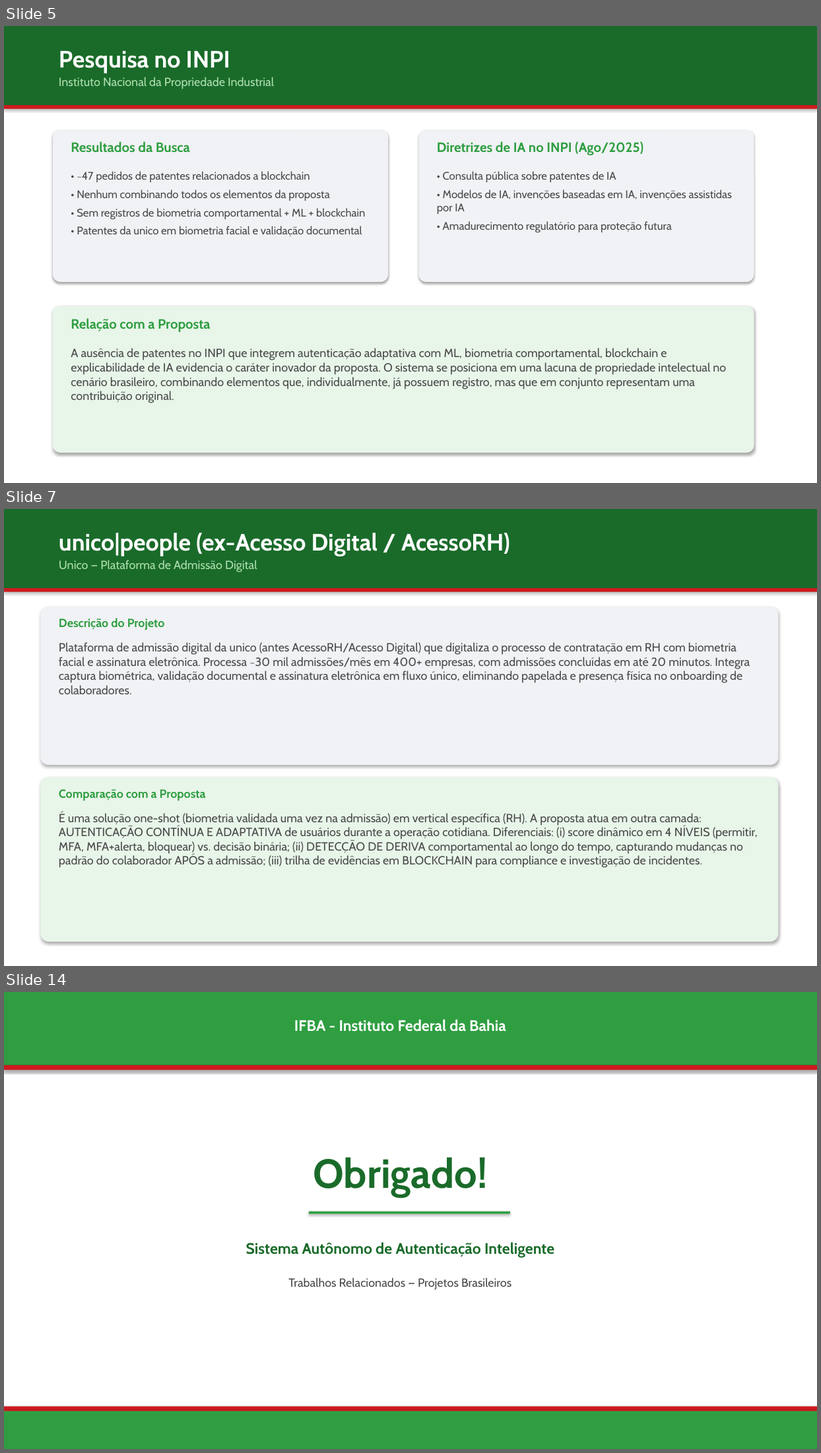
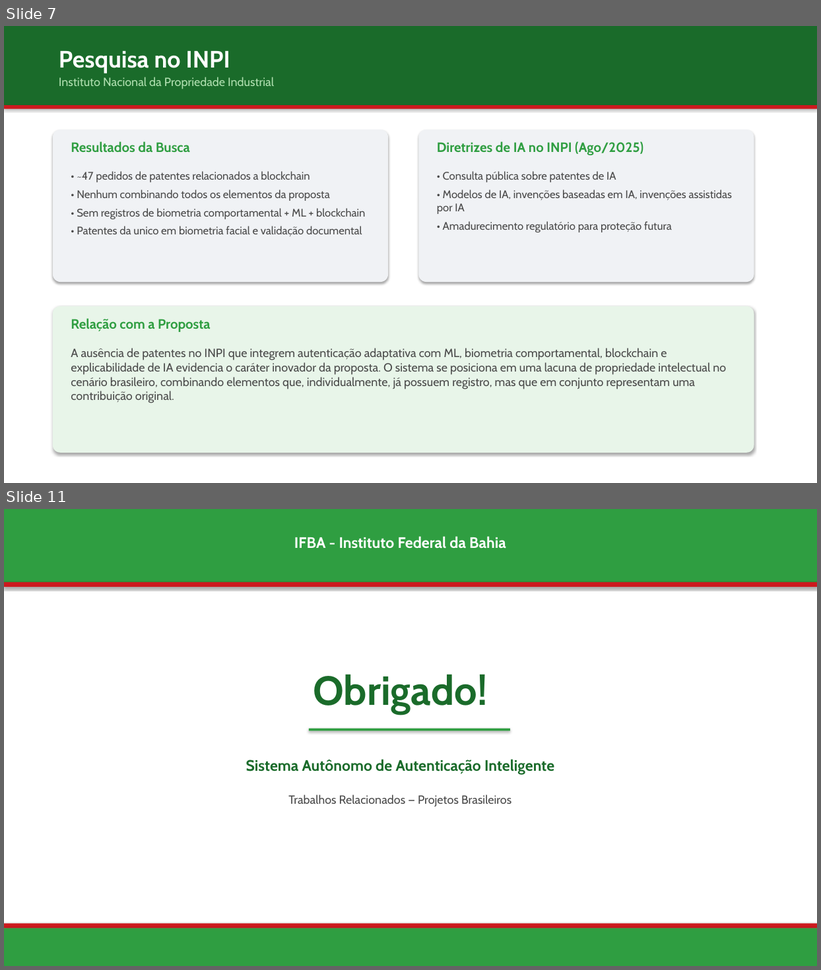
Before and after one commit to jgbcientista/gestao-autonomo, a slide deck: docs/trabalhos-relacionados.pptx. Shown one above the other, each under a label of ours: slides 5, 7 and 14 before the commit, slides 7 and 11 after it; the slides between them are not shown. The pictures are 821x1453 and 821x970 pixels, drawn with LibreOffice and Linux fonts; fonts in the diff are those of the drawing. Boxes give left, top, right and bottom in pixels: in the first picture for what was removed or moved away, otherwise in the second. Text is boxed around its words. In the diff, an @@ line names an element or a change of style, - is before the commit and + after.

```diff
--- a/docs/trabalhos-relacionados.pptx
+++ b/docs/trabalhos-relacionados.pptx
@@ slide 7 removed at (4, 509, 817, 966), background #FFFFFF @@
@@ rectangle removed at (4, 509, 817, 588) @@
@@ text removed at (59, 533, 510, 557) @@
-unico|people (ex-Acesso Digital / AcessoRH)
@@ text removed at (59, 560, 257, 572) @@
-Unico — Plataforma de Admissão Digital
@@ rectangle removed at (4, 588, 817, 592) @@
@@ rounded rectangle removed at (40, 607, 779, 765) @@
@@ text removed at (59, 618, 165, 630) @@
-Descrição do Projeto
@@ text removed at (59, 642, 750, 694) @@
-Plataforma de admissão digital da unico (antes AcessoRH/Acesso Digital) que digitaliza o processo de contratação em RH com biometria facial e assinatura eletrônica. Processa ~30 mil admissões/mês em 400+ empresas, com admissões concluídas em até 20 minutos. Integra captura biométrica, validação documental e assinatura eletrônica em fluxo único, eliminando papelada e presença física no onboarding de colaboradores.
@@ rounded rectangle removed at (40, 778, 779, 942) @@
@@ text removed at (59, 789, 206, 801) @@
-Comparação com a Proposta
@@ text removed at (59, 813, 758, 868) @@
-É uma solução one-shot (biometria validada uma vez na admissão) em vertical específica (RH). A proposta atua em outra camada: AUTENTICAÇÃO CONTÍNUA E ADAPTATIVA de usuários durante a operação cotidiana. Diferenciais: (i) score dinâmico em 4 NÍVEIS (permitir, MFA, MFA+alerta, bloquear) vs. decisão binária; (ii) DETECÇÃO DE DERIVA comportamental ao longo do tempo, capturando mudanças no padrão do colaborador APÓS a admissão; (iii) trilha de evidências em BLOCKCHAIN para compliance e investigação de incidentes.
@@ what was slide 5 is now slide 7 @@
@@ what was slide 14 is now slide 11 @@
```
Also in this commit, not shown: 5 slides changed, 4 slides added, 6 other slides removed.
